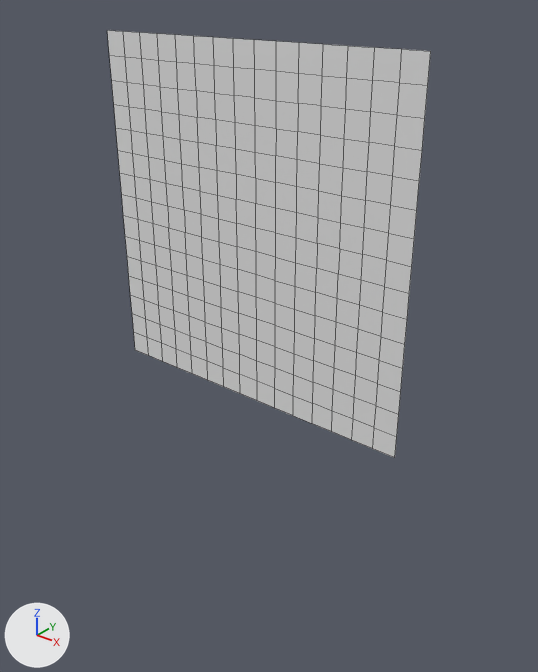
Before and after pictures for a commit that changed the OBJ model JRPGUnityProject/Assets/Tiled2Unity/Meshes/Prototype CreepyShed.obj.
Before and after are seen from a camera (50 mm lens) standing at (11.3, -22.1, 2.1) and looking at (-6.9, 0.7, -12.0). Every picture has the same lights, and +X, +Y and +Z are marked at lower left. Mesh edges are drawn as thin lines. Where no turn or scale is listed for an object, it has been applied to the vertices.

The first picture shows 'Prototype CreepyShed'.
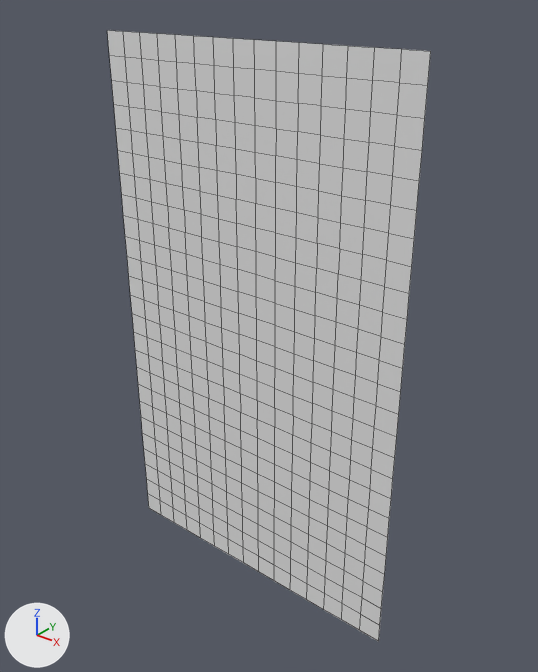
Boxes [x1, y1, x2, y2] around the edits, measured in the pictures (538 x 672 px):
'Prototype CreepyShed', reshaped (43% taller)
    before: [107, 30, 431, 458]
    after: [107, 30, 431, 642]
part 1 of me_prototype_creepyshed, added
    after: [135, 350, 395, 642]

Edits to the bpy script that builds the scene:
```text
Change me_prototype_creepyshed:
    used by ob_prototype_creepyshed; location = (0.0, 0.0, 0.0)
    remove me_prototype_creepyshed.from_pydata(...)  # 256 vertices, 225 faces; spans x -15.0..0.0, y 0.0, z -15.0..0.0
    add me_prototype_creepyshed.from_pydata(...)  # 416 vertices, 375 faces; spans x -15.0..0.0, y 0.0, z -25.0..0.0
    me_prototype_creepyshed part 1
    16 new vertices lie (0.0, 0.0, -1.0) away from vertices in x -15.0..0.0, y 0.0, z -15.0
    16 new vertices lie (0.0, 0.0, -1.0) away from vertices in x -15.0..0.0, y 0.0, z -16.0
    16 new vertices lie (0.0, 0.0, -1.0) away from vertices in x -15.0..0.0, y 0.0, z -17.0
    16 new vertices lie (0.0, 0.0, -1.0) away from vertices in x -15.0..0.0, y 0.0, z -18.0
    16 new vertices lie (0.0, 0.0, -1.0) away from vertices in x -15.0..0.0, y 0.0, z -19.0
    16 new vertices lie (0.0, 0.0, -1.0) away from vertices in x -15.0..0.0, y 0.0, z -20.0
    16 new vertices lie (0.0, 0.0, -1.0) away from vertices in x -15.0..0.0, y 0.0, z -21.0
    16 new vertices lie (0.0, 0.0, -1.0) away from vertices in x -15.0..0.0, y 0.0, z -22.0
    16 new vertices lie (0.0, 0.0, -1.0) away from vertices in x -15.0..0.0, y 0.0, z -23.0
    16 new vertices lie (0.0, 0.0, -1.0) away from vertices in x -15.0..0.0, y 0.0, z -24.0
    150 new faces join them
```
